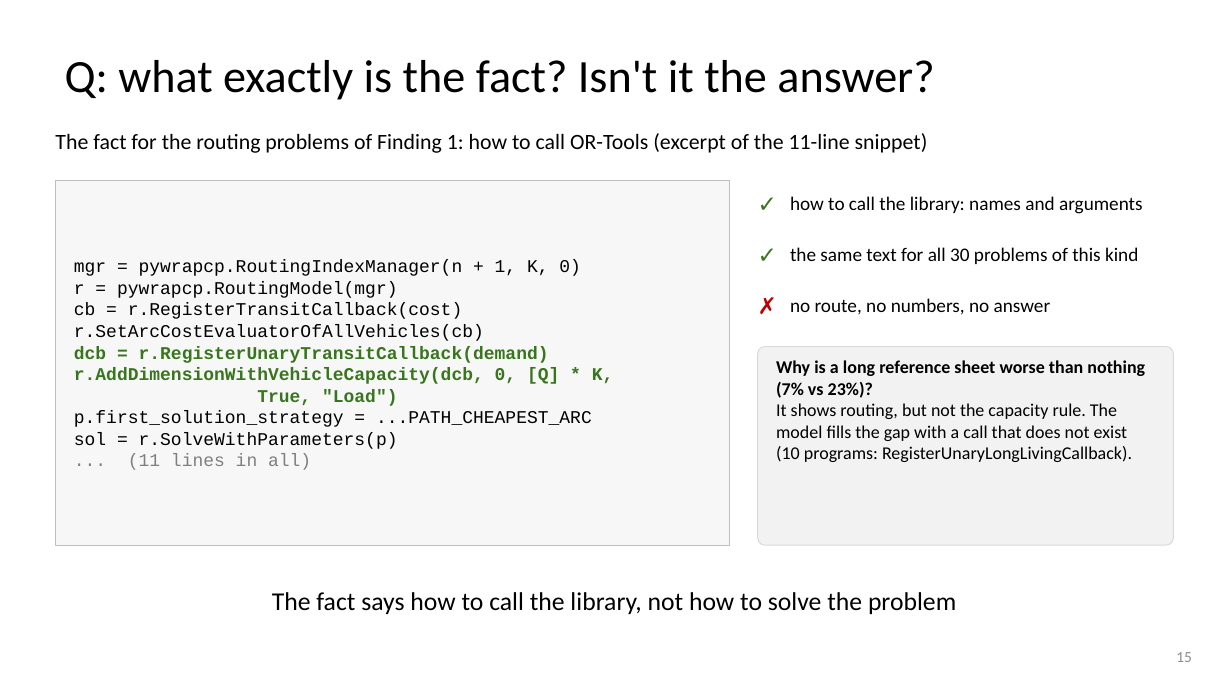
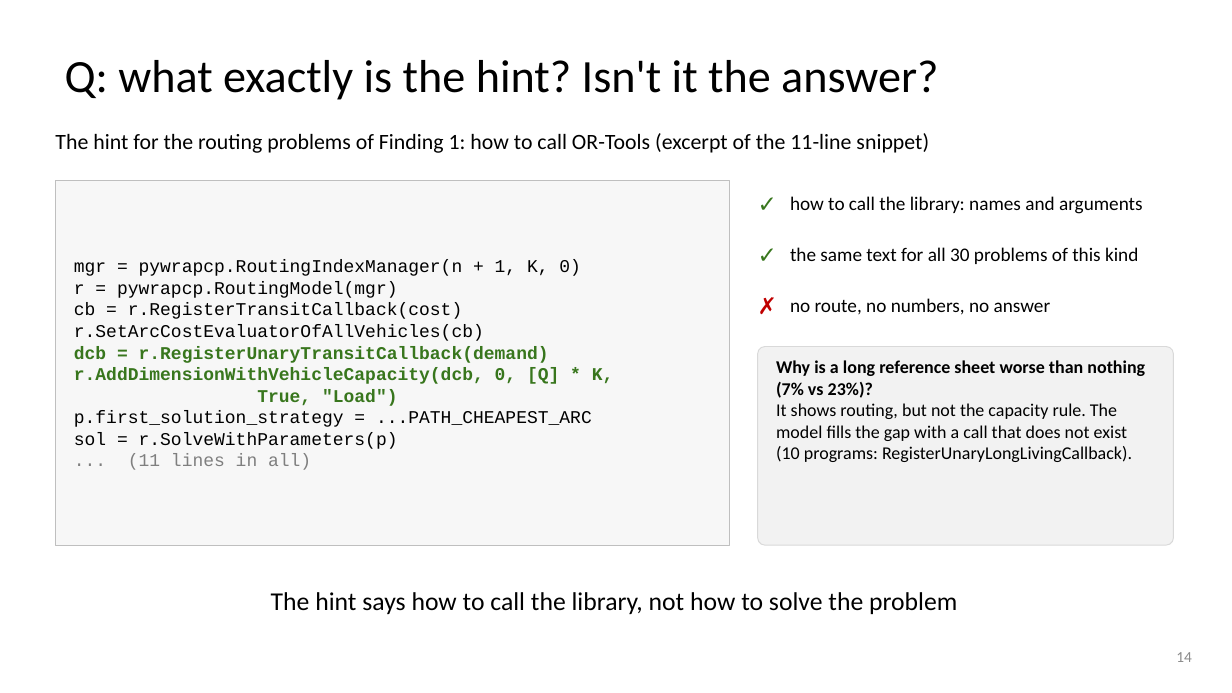
Before and after one commit to dlwns147/CSED490E_Project_Team5, a slide deck: slide 14 of Proposal_Team5.pptx (slide 15 before the commit). Drawn at 1232x693 pixels with LibreOffice and Linux fonts; fonts in the diff are those of the drawing. Boxes give left, top, right and bottom in pixels: in the first picture for what was removed or moved away, otherwise in the second. Text is boxed around its words. In the diff, an @@ line names an element or a change of style, - is before the commit and + after.

```diff
--- a/Proposal_Team5.pptx
+++ b/Proposal_Team5.pptx
@@ title at [65, 60, 938, 100]: text changed @@
-Q: what exactly is the fact? Isn't it the answer?
+Q: what exactly is the hint? Isn't it the answer?
@@ text at [55, 133, 929, 153]: text changed @@
-The fact for the routing problems of Finding 1: how to call OR-Tools (excerpt of the 11-line snippet)
+The hint for the routing problems of Finding 1: how to call OR-Tools (excerpt of the 11-line snippet)
@@ text at [271, 592, 957, 614]: text changed @@
-The fact says how to call the library, not how to solve the problem
+The hint says how to call the library, not how to solve the problem
@@ page number at [1176, 652, 1192, 662]: text changed @@
-15
+14
```
Also in this commit, not shown: 22 other slides changed, 2 slides removed, 4 other files.
